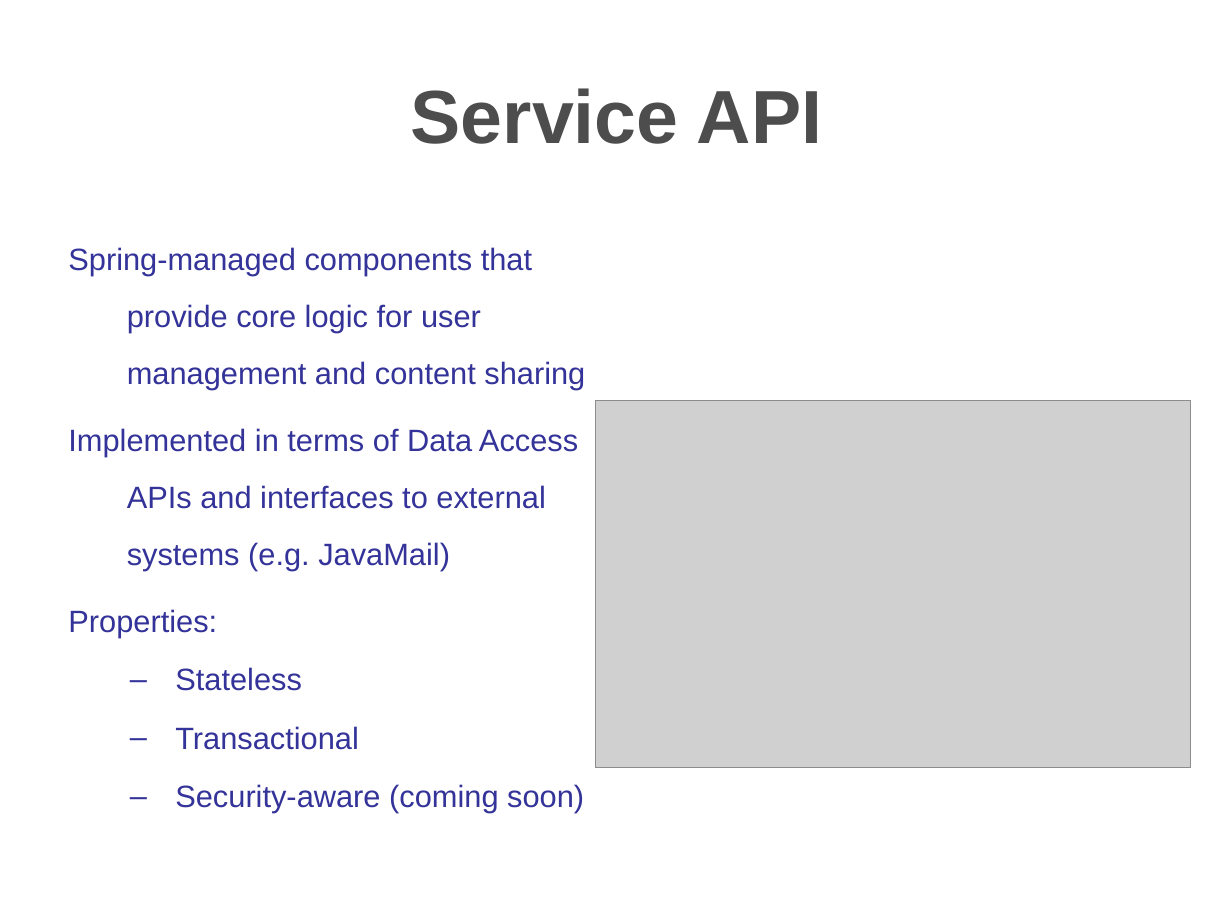
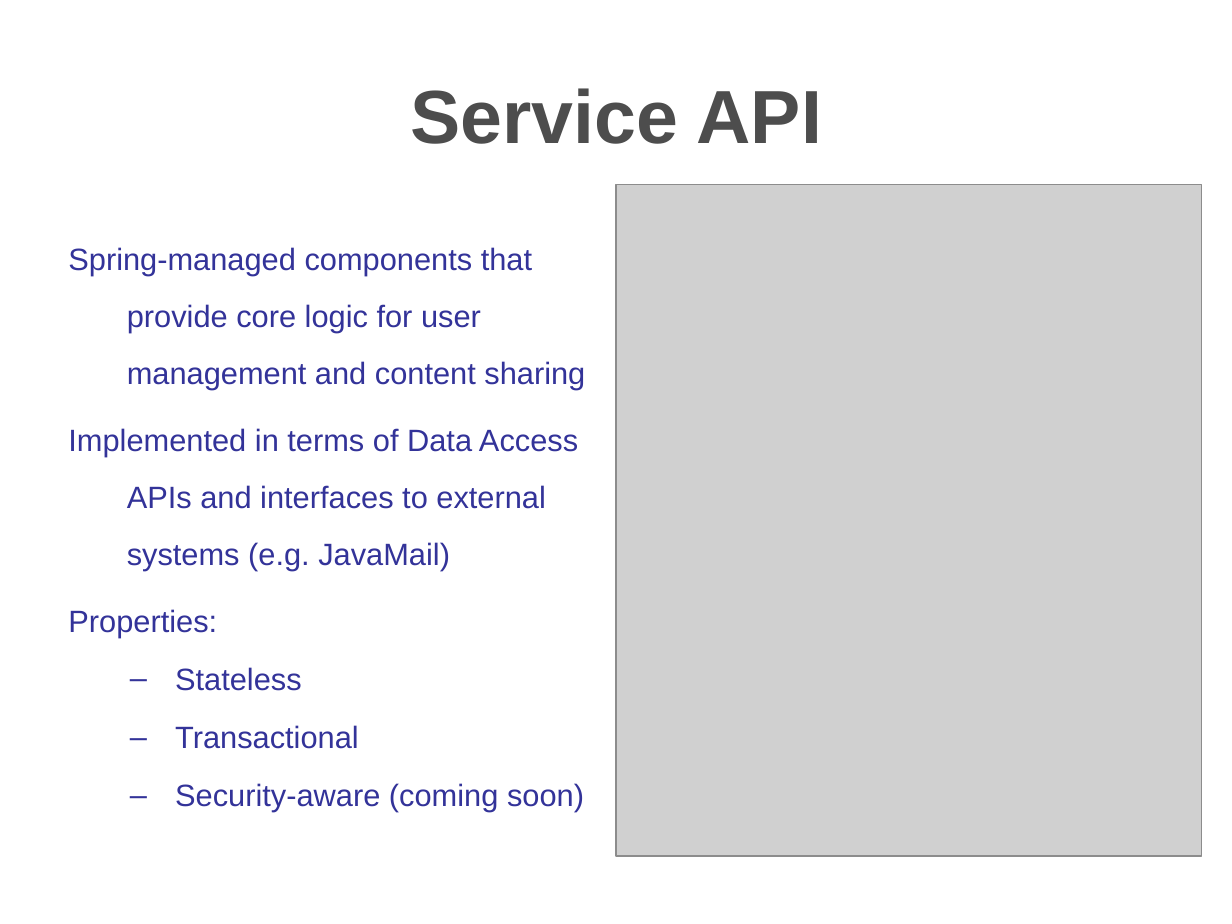
Before and after one commit to hzbarcea/cosmo, a slide deck: slide 22 of src/docs/presentations/apachecon2006.ppt. Drawn at 1232x924 pixels with LibreOffice and Linux fonts; fonts in the diff are those of the drawing; grey boxes stand for pictures; background and template pictures are left out. Boxes give left, top, right and bottom in pixels: in the first picture for what was removed or moved away, otherwise in the second. Text is boxed around its words. In the diff, an @@ line names an element or a change of style, - is before the commit and + after.

```diff
--- a/src/docs/presentations/apachecon2006.ppt
+++ b/src/docs/presentations/apachecon2006.ppt
@@ freeform shape at (0,0,1232,195): fill gradient #6993CA to #FFFFFF to gradient #FFFFFF to #6993CA @@
@@ title "Service API" at (411,88,822,144): indent changed; line spacing 52.1pt to 52pt @@
@@ picture: place and size @@
-picture at (595,400,1190,768)
+picture at (616,185,1201,856)
@@ text at (175,667,584,812): line spacing 28.1pt to 28pt @@
```
Also in this commit, not shown: 29 other slides changed.
